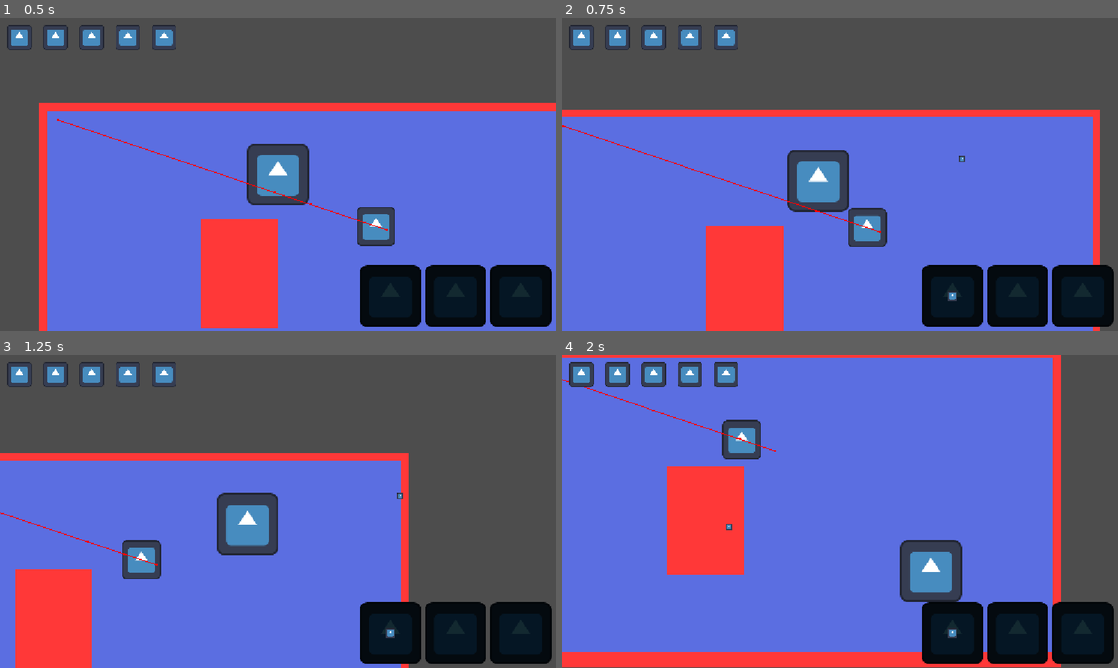
Above: before the commit, frames 1-4 (two rows, left to right).
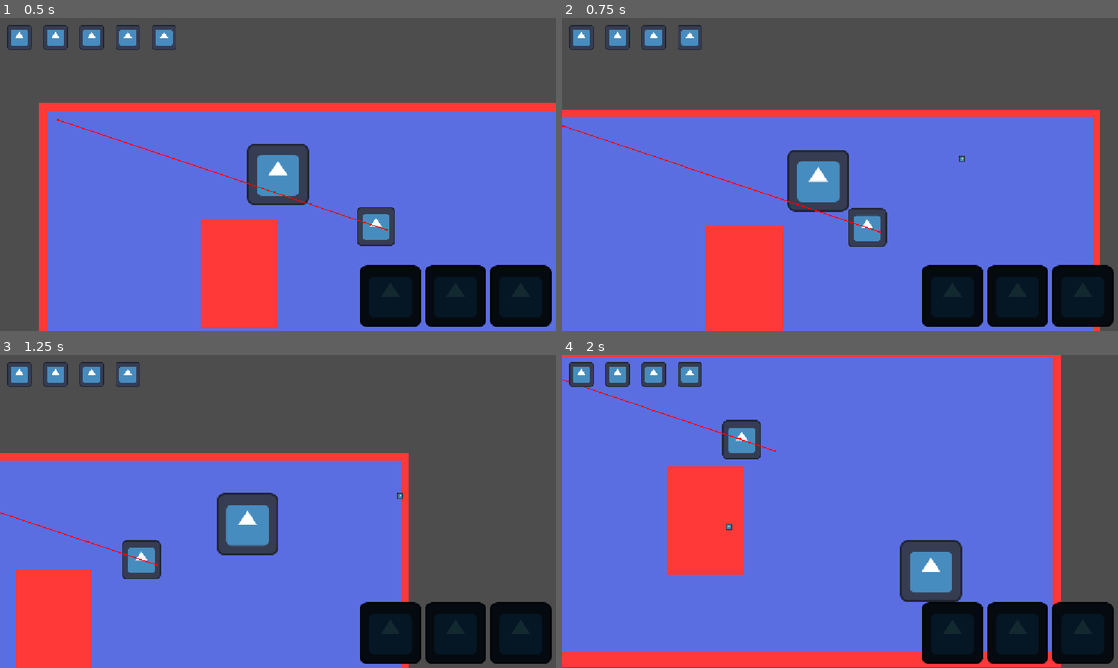
Above: after the commit, the same moments.

Repository: icarus-child/ASJ2026
Game: Godot game, scene res://main.tscn
The game is run twice, just before and just after one commit, with the same random seed, the same clock (stepped at 60 frames per second) and the same inputs. The engine's default icon, where the game draws it, is replaced by a stand-in: a white triangle on a blue panel in a dark square.
Inputs (mouse positions are in pixels of both pictures, inside the frame that each line leads up to):
- Up to frame 1 (0.5 s): no input
- Up to frame 2 (0.75 s): move the mouse to (962, 158) at 0.52 s; hold D (move_right) from 0.53 s (still down); hold Space (parry) from 0.53 s (still down)
- Up to frame 3 (1.25 s): keep holding D (move_right); keep holding Space (parry)
- Up to frame 4 (2 s): move the mouse to (728, 527) at 1.27 s; release D (move_right) at 1.28 s; release Space (parry) at 1.28 s; hold S (move_down) from 1.28 s (still down); tap Space (parry) at 1.35 s

Frame 1 is identical in both runs. In frame 2, 0.2% of the frame differs, in the area x 27-71%, y 2-91%; in frame 3, 0.2%; in frame 4, 0.4%.

Commit message:
forgot to check for parry cooldown

Diff:
--- a/player/player.gd
+++ b/player/player.gd
@@ -21,7 +21,7 @@
 
 func _input(event: InputEvent) -> void:
 	if event.is_action_pressed("parry") and parry_cooldown.is_stopped():
-		if not parry_late_window.is_stopped():
+		if not parry_late_window.is_stopped() and not parry_cooldown.is_stopped():
 			parry_late_window.stop()
 			defer_parry.call()
 		parry_early_window.start()
--- a/player/player.tscn
+++ b/player/player.tscn
@@ -37,12 +37,12 @@
 
 [node name="ParryEarlyWindow" type="Timer" parent="." unique_id=1639936526]
 process_callback = 0
-wait_time = 0.5
+wait_time = 0.2
 one_shot = true
 
 [node name="ParryLateWindow" type="Timer" parent="." unique_id=379052634]
 process_callback = 0
-wait_time = 0.2
+wait_time = 0.1
 one_shot = true
 
 [node name="AimTarget" type="Sprite2D" parent="." unique_id=1603199398]
